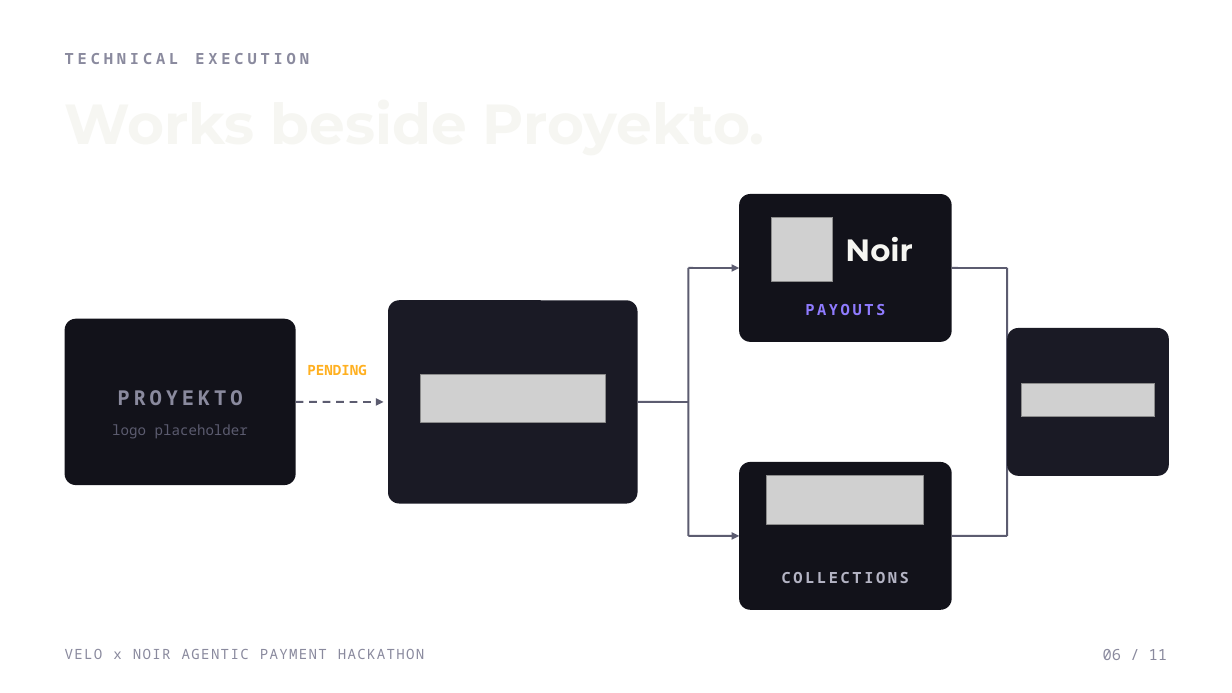
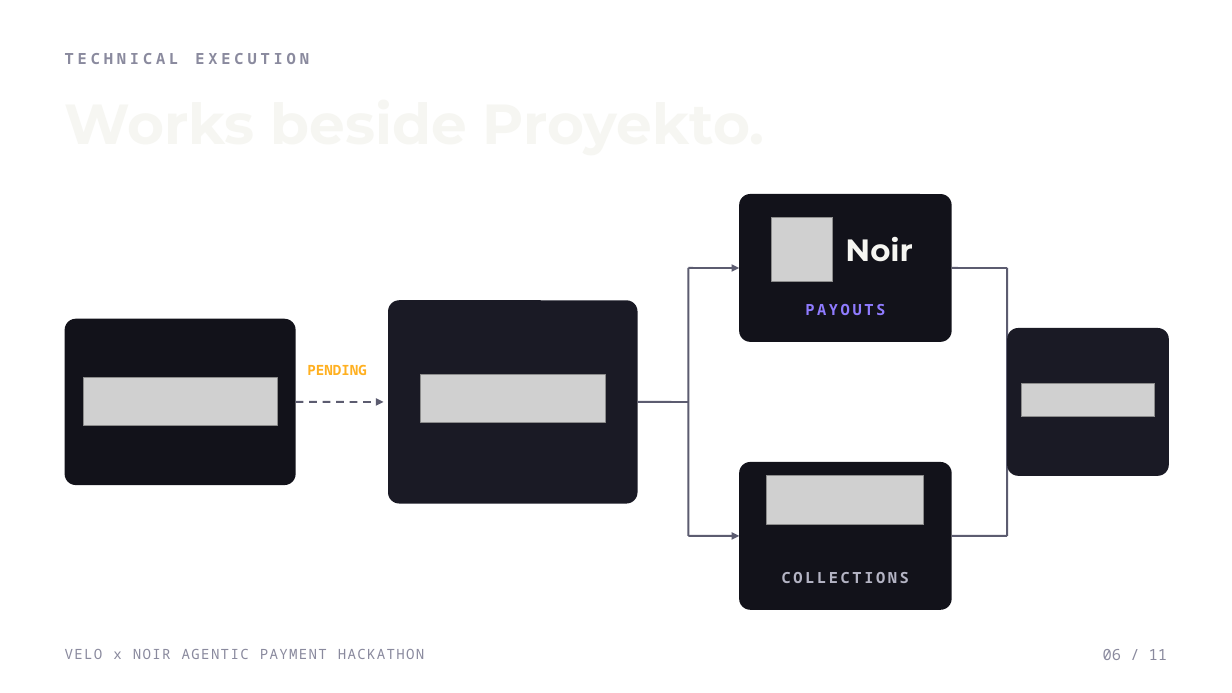
Before and after one commit to JoshuaHM-p4/Snapp, a slide deck: slide 6 of deck/Snapp-Hackathon-Deck.pptx. Drawn at 1232x693 pixels with LibreOffice and Linux fonts; fonts in the diff are those of the drawing; grey boxes stand for pictures; background and template pictures are left out. Boxes give left, top, right and bottom in pixels: in the first picture for what was removed or moved away, otherwise in the second. Text is boxed around its words. In the diff, an @@ line names an element or a change of style, - is before the commit and + after.

```diff
--- a/deck/Snapp-Hackathon-Deck.pptx
+++ b/deck/Snapp-Hackathon-Deck.pptx
@@ picture added at [83, 378, 277, 425] @@
@@ text removed at [117, 390, 242, 405] @@
-PROYEKTO
@@ text removed at [112, 424, 248, 438] @@
-logo placeholder
```
Also in this commit, not shown: 5 other files.
